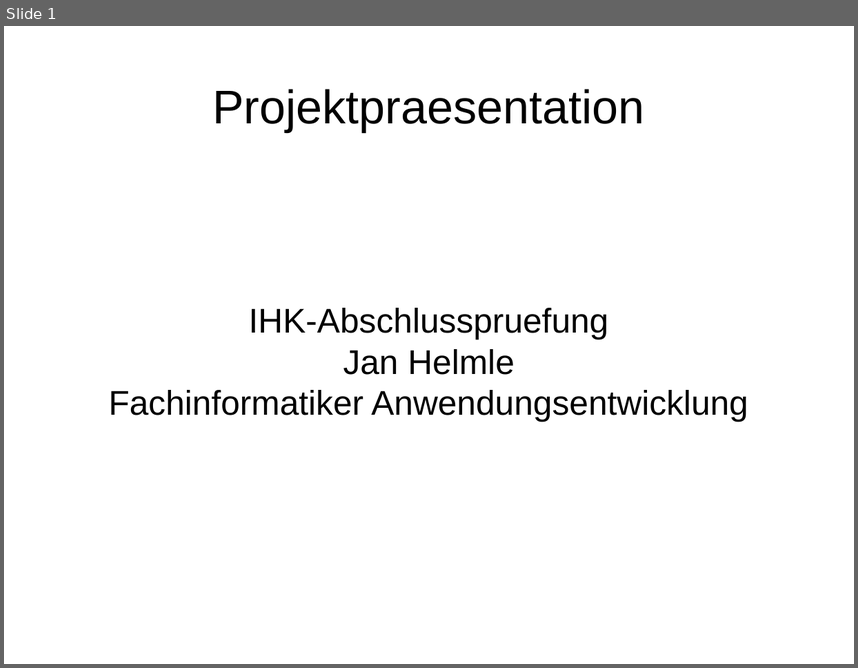
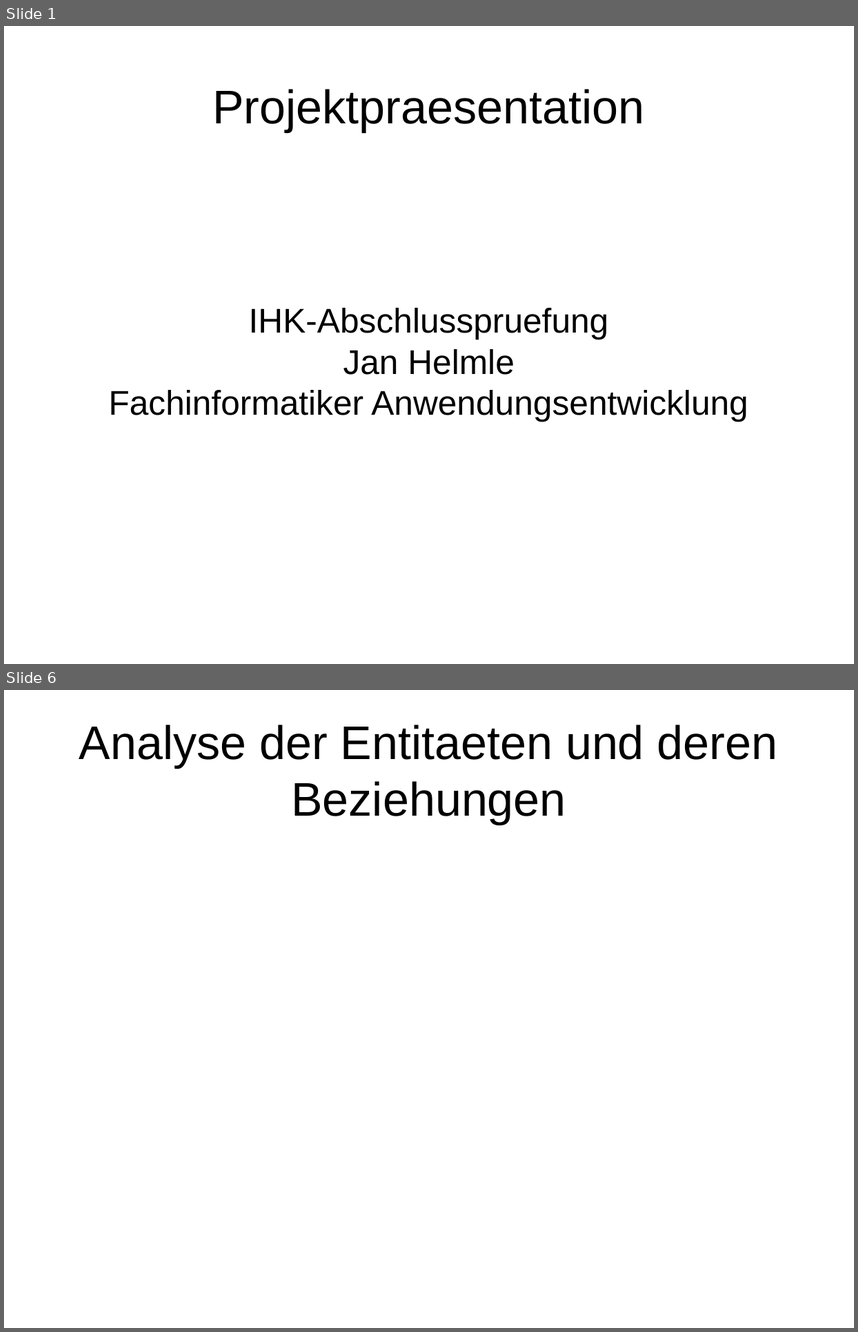
Before and after one commit to janhelmle/weiterbildung_fachinformatiker_ihk_projektantrag, a slide deck: praesentation/presentation_v1.odp. Shown one above the other, each under a label of ours: slide 1 before the commit, slides 1 and 6 after it; the slides between them are not shown. The pictures are 858x668 and 858x1332 pixels, drawn with LibreOffice and Linux fonts; fonts in the diff are those of the drawing. Boxes give left, top, right and bottom in pixels: in the first picture for what was removed or moved away, otherwise in the second. Text is boxed around its words. In the diff, an @@ line names an element or a change of style, - is before the commit and + after.

Commit message:
Progress

```diff
--- a/praesentation/presentation_v1.odp
+++ b/praesentation/presentation_v1.odp
@@ slide 6 added at (4, 690, 854, 1328), background #FFFFFF @@
@@ title added at (79, 724, 778, 824), 44 pt, text #000000 @@
+Analyse der Entitaeten und deren Beziehungen
```
Also in this commit, not shown: 13 other slides added, 2 slides removed.
